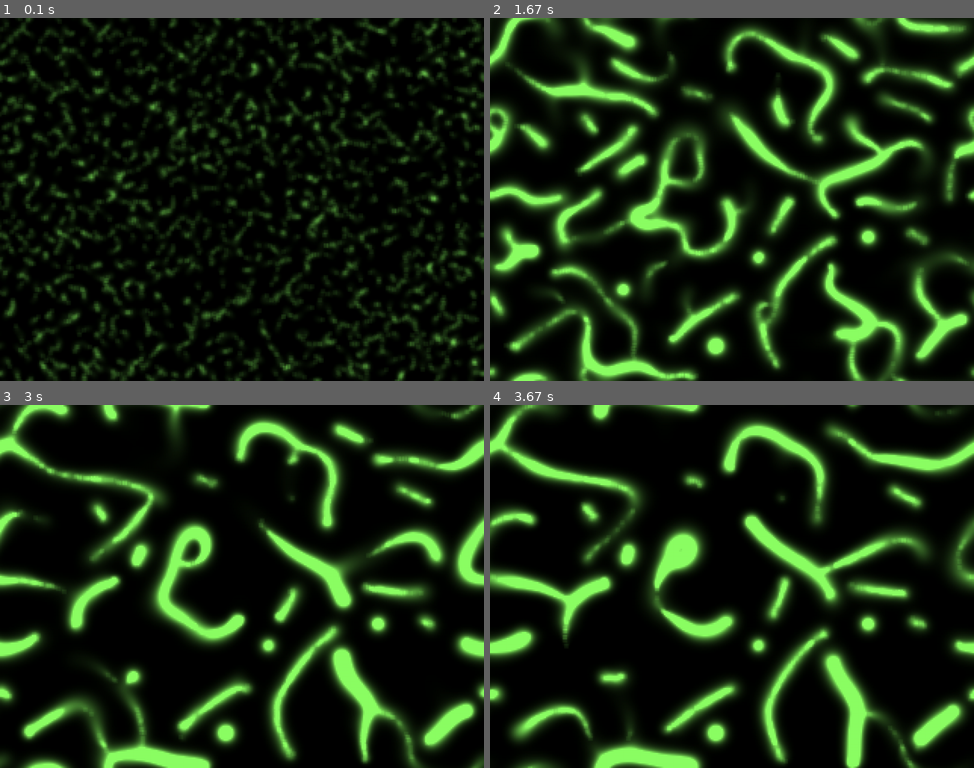
Above: before the commit, frames 1-4 (two rows, left to right).
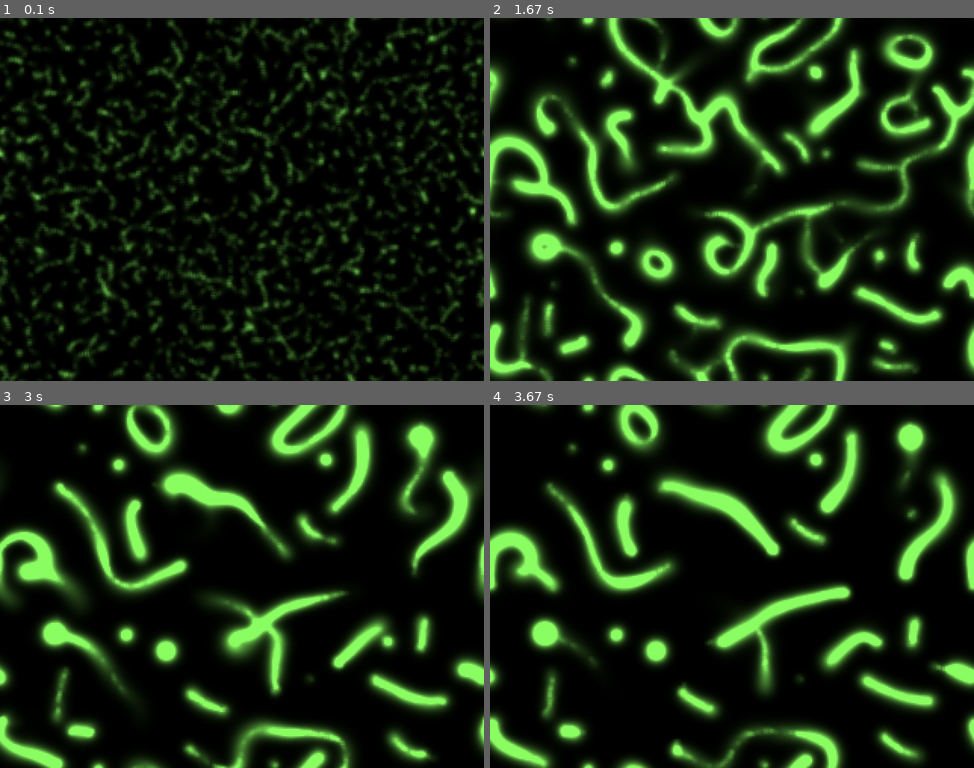
Above: after the commit, the same moments.

Repository: chhenning/physarum-step-by-step
Game: pygame game, started from src/step_08_pygame_w_numpy.py
The game is run twice, just before and just after one commit, with the same random seed, the same clock (stepped at 60 frames per second) and the same inputs.
Inputs:
- Up to frame 1 (0.1 s): no input
- Up to frame 2 (1.67 s): no input
- Up to frame 3 (3 s): no input
- Up to frame 4 (3.67 s): no input

The runs differ from the first frame. In frame 1, 30% of the frame differs, in the area x 0-100%, y 0-100%; in frame 2, 59%; in frame 3, 52%; in frame 4, 50%.

Commit message:
numpy version works

Diff:
--- a/pyproject.toml
+++ b/pyproject.toml
@@ -8,4 +8,5 @@
     "ipykernel>=7.2.0",
     "numpy>=2.4.2",
     "pygame>=2.6.1",
+    "scipy>=1.17.0",
 ]
--- a/src/step_08_pygame_w_numpy.py
+++ b/src/step_08_pygame_w_numpy.py
@@ -1,19 +1,19 @@
-"""Step 7: Pygame visualization — render the trail map as colored pixels.
-
-Same simulation as Step 6 but replaces ASCII output with a pygame window.
-Each trail cell maps to a pixel (scaled up) with brightness based on intensity.
-
-    python src/step_07_pygame.py [random|ring|center|clusters]
+"""Step 8: NumPy-accelerated Physarum with pygame visualization.
+
+Replaces the pure-Python simulation from Step 7 with vectorized NumPy arrays
+for particle state and trail computation. Uses scipy's uniform_filter for
+diffusion. Rendering is fully vectorized via surfarray.
+
+    python src/step_08_pygame_w_numpy.py [random|ring|center|clusters]
 """
 
 import math
-import random
 import sys
 import time
 
 import numpy as np
-
 import pygame
+from scipy.ndimage import uniform_filter
 
 # --- Grid dimensions ---
 WIDTH = 320
@@ -39,63 +39,49 @@
 
 
 # --- Spawn modes ---
+
+
 def spawn_random():
-    particles = [
-        {
-            "x": random.uniform(0, WIDTH),
-            "y": random.uniform(0, HEIGHT),
-            "heading": random.uniform(0, 2 * math.pi),
-        }
-        for _ in range(NUM_PARTICLES)
-    ]
-
-    return particles
+    """Scatter all particles uniformly across the grid with random headings."""
+    px = np.random.uniform(0, WIDTH, NUM_PARTICLES)
+    py = np.random.uniform(0, HEIGHT, NUM_PARTICLES)
+    ph = np.random.uniform(0, 2 * np.pi, NUM_PARTICLES)
+    return px, py, ph
 
 
 def spawn_ring():
+    """Place particles in a ring around the center, all facing inward."""
     cx, cy = WIDTH / 2, HEIGHT / 2
     radius = min(WIDTH, HEIGHT) * 0.35
-    particles = []
-    for i in range(NUM_PARTICLES):
-        angle = 2 * math.pi * i / NUM_PARTICLES
-        x = cx + math.cos(angle) * radius
-        y = cy + math.sin(angle) * radius
-        heading = angle + math.pi
-        particles.append({"x": x, "y": y, "heading": heading})
-    return particles
+    angles = np.linspace(0, 2 * np.pi, NUM_PARTICLES, endpoint=False)
+    px = cx + np.cos(angles) * radius
+    py = cy + np.sin(angles) * radius
+    ph = angles + np.pi
+    return px, py, ph
 
 
 def spawn_center():
+    """Cluster all particles tightly at the grid center with random headings."""
     cx, cy = WIDTH / 2, HEIGHT / 2
-    return [
-        {
-            "x": cx + random.gauss(0, 2),
-            "y": cy + random.gauss(0, 2),
-            "heading": random.uniform(0, 2 * math.pi),
-        }
-        for _ in range(NUM_PARTICLES)
-    ]
+    px = np.random.normal(cx, 2, NUM_PARTICLES)
+    py = np.random.normal(cy, 2, NUM_PARTICLES)
+    ph = np.random.uniform(0, 2 * np.pi, NUM_PARTICLES)
+    return px, py, ph
 
 
 def spawn_clusters():
-    particles = []
-    for _ in range(NUM_PARTICLES // 2):
-        particles.append(
-            {
-                "x": WIDTH * 0.25 + random.gauss(0, 2),
-                "y": HEIGHT / 2 + random.gauss(0, 2),
-                "heading": random.uniform(0, 2 * math.pi),
-            }
-        )
-    for _ in range(NUM_PARTICLES - NUM_PARTICLES // 2):
-        particles.append(
-            {
-                "x": WIDTH * 0.75 + random.gauss(0, 2),
-                "y": HEIGHT / 2 + random.gauss(0, 2),
-                "heading": random.uniform(0, 2 * math.pi),
-            }
-        )
-    return particles
+    """Split particles into two tight clusters at 25% and 75% of grid width."""
+    half = NUM_PARTICLES // 2
+    rest = NUM_PARTICLES - half
+    px = np.concatenate(
+        [
+            np.random.normal(WIDTH * 0.25, 2, half),
+            np.random.normal(WIDTH * 0.75, 2, rest),
+        ]
+    )
+    py = np.random.normal(HEIGHT / 2, 2, NUM_PARTICLES)
+    ph = np.random.uniform(0, 2 * np.pi, NUM_PARTICLES)
+    return px, py, ph
 
 
 MODES = {
@@ -110,87 +96,113 @@
 
 
 def create_trail_map():
+    """Create a zero-initialized trail map of shape (HEIGHT, WIDTH)."""
     return np.zeros((HEIGHT, WIDTH), dtype=np.float64)
 
 
-def sense(p, trail_map):
-    h = p["heading"]
-    x, y = p["x"], p["y"]
-
-    def sample(angle):
-        sx = int(x + math.cos(angle) * SENSOR_DISTANCE) % WIDTH
-        sy = int(y + math.sin(angle) * SENSOR_DISTANCE) % HEIGHT
-        return trail_map[sy][sx]
-
-    val_left = sample(h - SENSOR_ANGLE)
-    val_front = sample(h)
-    val_right = sample(h + SENSOR_ANGLE)
-
-    if val_front >= val_left and val_front >= val_right:
-        pass
-    elif val_left > val_right:
-        p["heading"] -= ROTATION_ANGLE
-    elif val_right > val_left:
-        p["heading"] += ROTATION_ANGLE
-    else:
-        p["heading"] += random.choice([-1, 1]) * ROTATION_ANGLE
-
-
-def move(p):
-    p["x"] = (p["x"] + math.cos(p["heading"])) % WIDTH
-    p["y"] = (p["y"] + math.sin(p["heading"])) % HEIGHT
-
-
-def deposit(particles, trail_map):
-    for p in particles:
-        gx, gy = int(p["x"]) % WIDTH, int(p["y"]) % HEIGHT
-        trail_map[gy][gx] += DEPOSIT_AMOUNT
+def sense(px, py, ph, trail_map):
+    """Sample three sensors per particle and rotate toward the strongest trail.
+
+    Each particle probes the trail map at left, front, and right sensor
+    positions. The heading array ph is updated in-place based on which
+    sensor reads the highest value. Ties are broken randomly.
+    """
+
+    def sample(angle_offset):
+        """Return trail values at sensor positions offset from each particle's heading."""
+        angles = ph + angle_offset
+        sx = (px + np.cos(angles) * SENSOR_DISTANCE).astype(int) % WIDTH
+        sy = (py + np.sin(angles) * SENSOR_DISTANCE).astype(int) % HEIGHT
+        return trail_map[sy, sx]
+
+    val_left = sample(-SENSOR_ANGLE)
+    val_front = sample(0)
+    val_right = sample(SENSOR_ANGLE)
+
+    random_turns = np.where(
+        np.random.randint(0, 2, len(px)) == 0,
+        -ROTATION_ANGLE,
+        ROTATION_ANGLE,
+    )
+
+    front_is_best = (val_front >= val_left) & (val_front >= val_right)
+    left_is_better = val_left > val_right
+    right_is_better = val_right > val_left
+
+    rotation = np.where(
+        front_is_best,
+        0.0,
+        np.where(
+            left_is_better,
+            -ROTATION_ANGLE,
+            np.where(
+                right_is_better,
+                ROTATION_ANGLE,
+                random_turns,
+            ),
+        ),
+    )
+
+    ph[:] = ph + rotation
+
+
+def move(px, py, ph):
+    """Advance each particle one step along its heading (toroidal wrapping)."""
+    px[:] = (px + np.cos(ph)) % WIDTH
+    py[:] = (py + np.sin(ph)) % HEIGHT
+
+
+def deposit(px, py, trail_map):
+    """Add pheromone to the trail map at each particle's grid cell.
+
+    Uses np.add.at for unbuffered accumulation so that multiple particles
+    in the same cell each contribute their deposit.
+    """
+    gx = px.astype(int) % WIDTH
+    gy = py.astype(int) % HEIGHT
+    np.add.at(trail_map, (gy, gx), DEPOSIT_AMOUNT)
 
 
 def diffuse(trail_map):
-    new_map = create_trail_map()
-    for y in range(HEIGHT):
-        for x in range(WIDTH):
-            total = 0.0
-            for dy in (-1, 0, 1):
-                for dx in (-1, 0, 1):
-                    nx = (x + dx) % WIDTH
-                    ny = (y + dy) % HEIGHT
-                    total += trail_map[ny][nx]
-            new_map[y][x] = total / 9.0
-    return new_map
+    """Apply a 3x3 mean filter with toroidal (wrap-around) boundaries.
+
+    Returns a new array; the original is not modified.
+    """
+    return uniform_filter(trail_map, size=3, mode="wrap")
 
 
 def decay(trail_map):
+    """Reduce all trail values by DECAY_FACTOR (in-place multiplication)."""
     trail_map *= DECAY_FACTOR
 
 
 # --- Rendering ---
 
 
-def trail_to_color(value):
-    """Map trail intensity to a greenish-white color."""
-    brightness = min(value / 10.0, 1.0)
-    r = int(brightness * 140)
-    g = int(brightness * 255)
-    b = int(brightness * 100)
-    return (r, g, b)
-
-
 def draw(screen, trail_map):
-    """Render the trail map onto the pygame surface."""
-    for y in range(HEIGHT):
-        for x in range(WIDTH):
-            color = trail_to_color(trail_map[y][x])
-            rect = (x * PIXEL_SCALE, y * PIXEL_SCALE, PIXEL_SCALE, PIXEL_SCALE)
-            # Draw a filled rectangle (one grid cell) with the given color
-            screen.fill(color, rect)
+    """Render the trail map onto the pygame surface as scaled RGB pixels.
+
+    Maps trail intensity to a greenish color, scales up by PIXEL_SCALE,
+    and blits directly via surfarray (no per-pixel Python loop).
+    """
+    brightness = np.clip(trail_map / 10.0, 0.0, 1.0)
+
+    r = (brightness * 140).astype(np.uint8)
+    g = (brightness * 255).astype(np.uint8)
+    b = (brightness * 100).astype(np.uint8)
+    rgb = np.stack([r, g, b], axis=-1)
+
+    scaled = np.repeat(np.repeat(rgb, PIXEL_SCALE, axis=0), PIXEL_SCALE, axis=1)
+
+    # surfarray expects (width, height, 3) so transpose the spatial axes
+    pygame.surfarray.blit_array(screen, scaled.transpose(1, 0, 2))
 
 
 # --- Main ---
 
 
 def main():
+    """Run the simulation loop: sense, move, deposit, diffuse, decay, render."""
     mode = sys.argv[1] if len(sys.argv) > 1 else "random"
     if mode not in MODES:
         print(f"Unknown mode '{mode}'. Choose from: {', '.join(MODES)}")
@@ -205,7 +217,7 @@
     # Create a clock to control the frame rate
     clock = pygame.time.Clock()
 
-    particles = MODES[mode]()
+    px, py, ph = MODES[mode]()
     trail_map = create_trail_map()
     tick = 0
 
@@ -224,22 +236,17 @@
 
         start = time.time()
 
-        for p in particles:
-            sense(p, trail_map)
-        for p in particles:
-            move(p)
-        deposit(particles, trail_map)
+        sense(px, py, ph, trail_map)
+        move(px, py, ph)
+        deposit(px, py, trail_map)
         trail_map = diffuse(trail_map)
         decay(trail_map)
 
-        # Clear the entire screen to black before drawing the new frame
-        screen.fill((0, 0, 0))
         draw(screen, trail_map)
         # Push the newly drawn frame to the screen (swap front/back buffers)
         pygame.display.flip()
 
         elapsed = (time.time() - start) * 1000
-        # Update the title bar with live stats
         pygame.display.set_caption(
             f"Physarum — {mode}  |  tick={tick}  particles={NUM_PARTICLES}  {elapsed:.0f}ms"
         )
Not shown, changed: numpy_learnings.md
Not shown, changed: uv.lock
